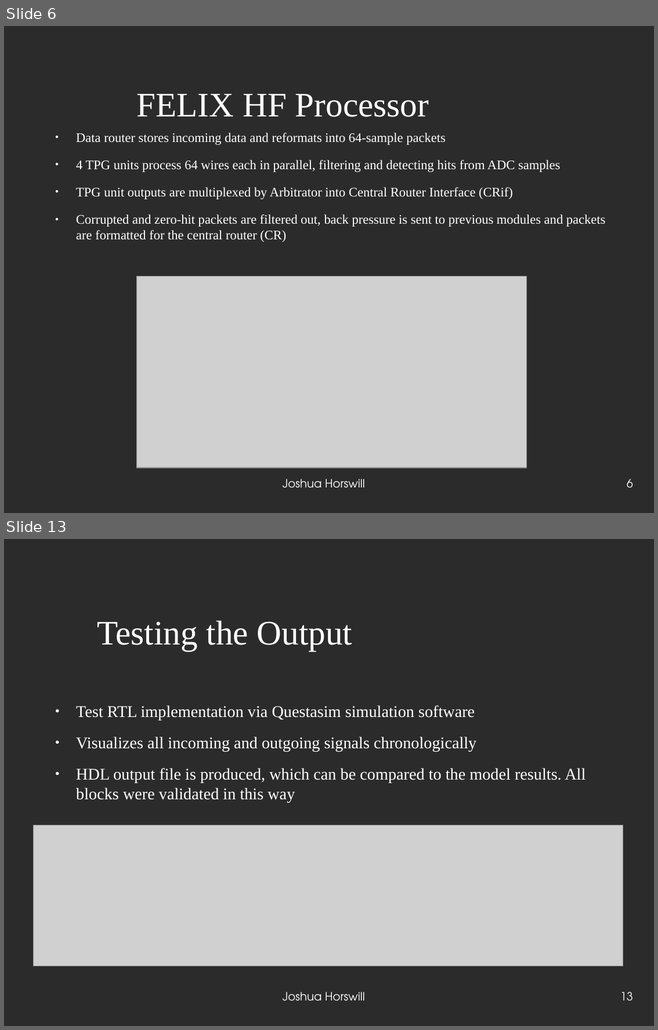
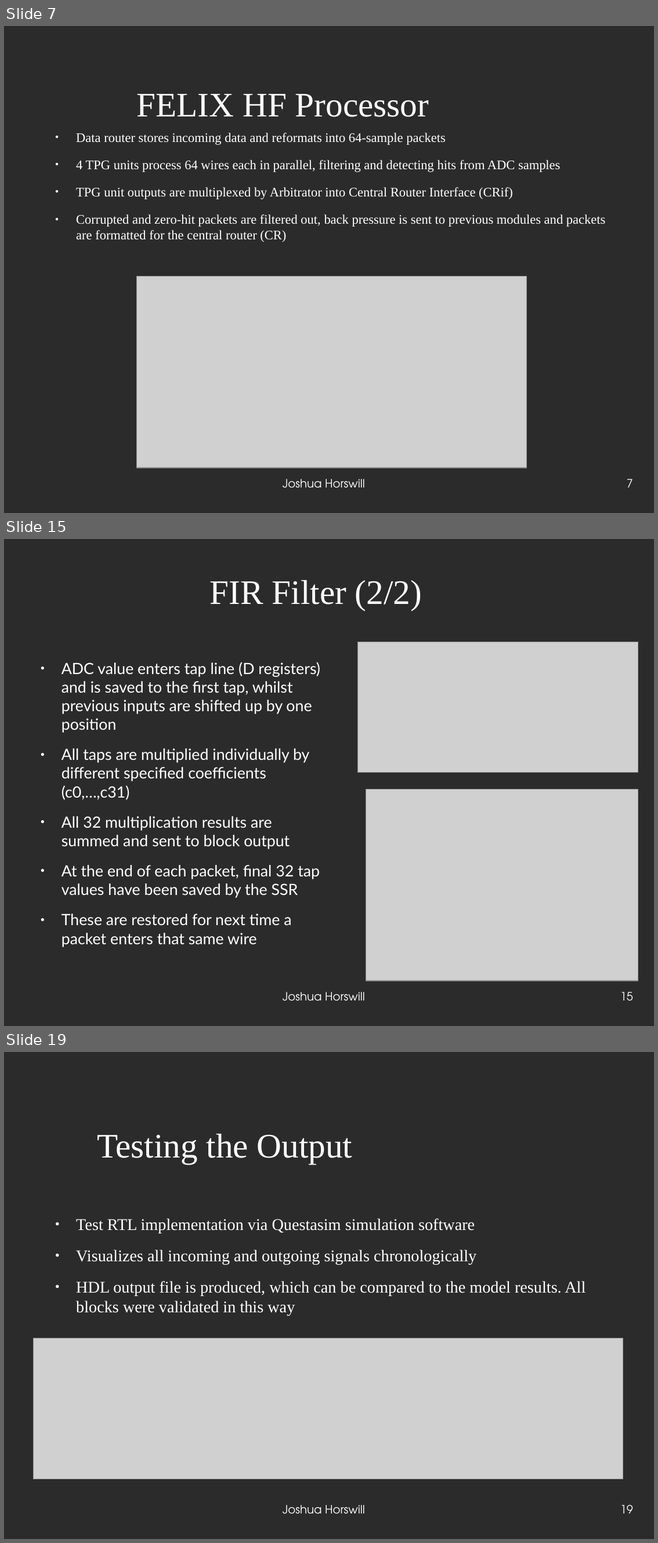
Before and after one commit to JoshCodesPhysics/dune_project, a slide deck: dune_notes/dune_pres/dune_project_pres.odp. Shown one above the other, each under a label of ours: slides 6 and 13 before the commit, slides 7, 15 and 19 after it; the slides between them are not shown. The pictures are 658x1030 and 658x1543 pixels, drawn with LibreOffice and Linux fonts; fonts in the diff are those of the drawing; grey boxes stand for pictures; background and template pictures are left out; a plain dark background stands for a picture behind light text. Boxes give left, top, right and bottom in pixels: in the first picture for what was removed or moved away, otherwise in the second. Text is boxed around its words. In the diff, an @@ line names an element or a change of style, - is before the commit and + after.

```diff
--- a/dune_notes/dune_pres/dune_project_pres.odp
+++ b/dune_notes/dune_pres/dune_project_pres.odp
@@ slide 15 added at <box>4,539,654,1026</box>, background picture (left out) @@
@@ title added at <box>210,580,422,610</box>, 42 pt, text #FFFFFF @@
+FIR Filter (2/2)
@@ picture added at <box>358,642,638,772</box> @@
@@ text added at <box>61,662,320,947</box>, 19 pt, text #FFFFFF @@
+● ADC value enters tap line (D registers) and is saved to the first tap, whilst previous inputs are shifted up by one position
+● All taps are multiplied individually by different specified coefficients (c0,…,c31)
+● All 32 multiplication results are summed and sent to block output
+● At the end of each packet, final 32 tap values have been saved by the SSR
+● These are restored for next time a packet enters that same wire
@@ picture added at <box>366,790,638,981</box> @@
@@ text added at <box>282,992,365,1001</box>, 14 pt, text #FFFFFF @@
+Joshua Horswill
@@ page number added at <box>620,992,633,1001</box>, 14 pt, text #FFFFFF @@
+15
@@ what was slide 6 is now slide 7 @@
@@ page number at <box>626,479,633,488</box>: text changed @@
-6
+7
@@ what was slide 13 is now slide 19 @@
@@ page number at <box>620,1505,633,1514</box>: text changed @@
-13
+19
```
Also in this commit, not shown: 11 slides changed, 8 other slides added, 1 slide removed, 4 other files.
